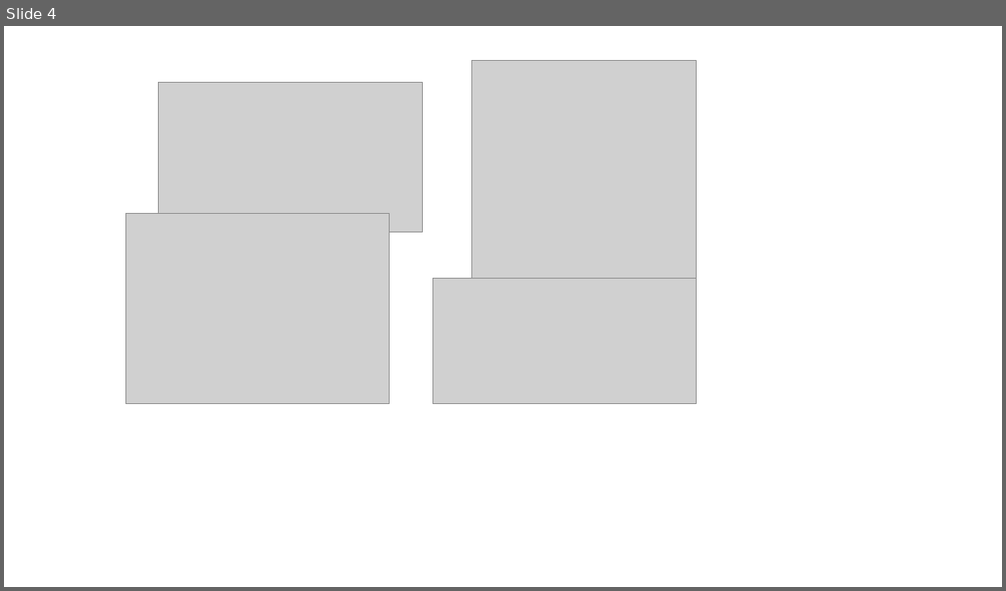
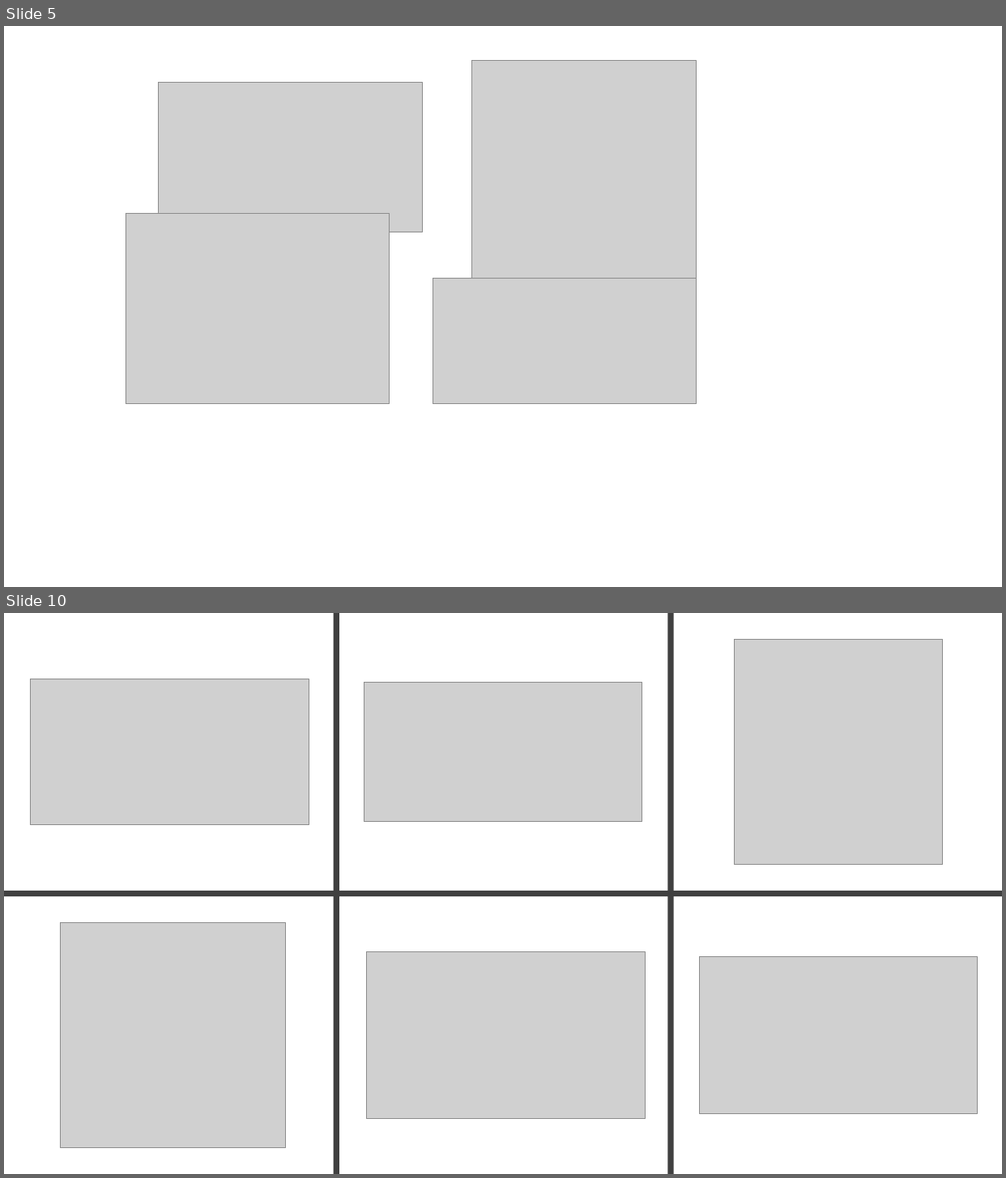
Before and after one commit to breinerbca99/portafolio1, a slide deck: src/assets/Tecnologias.pptx. Shown one above the other, each under a label of ours: slide 4 before the commit, slides 5 and 10 after it; the slides between them are not shown. The pictures are 1006x591 and 1006x1178 pixels, drawn with LibreOffice and Linux fonts; fonts in the diff are those of the drawing; grey boxes stand for pictures. Boxes give left, top, right and bottom in pixels: in the first picture for what was removed or moved away, otherwise in the second. Text is boxed around its words. In the diff, an @@ line names an element or a change of style, - is before the commit and + after.

```diff
--- a/src/assets/Tecnologias.pptx
+++ b/src/assets/Tecnologias.pptx
@@ slide 10 added at (4, 613, 1002, 1174), background #FFFFFF @@
@@ rectangle added at (334, 613, 339, 1174), fill #404040 @@
@@ rectangle added at (668, 613, 674, 1174), fill #404040 @@
@@ picture added at (735, 639, 943, 865) @@
@@ picture added at (30, 679, 309, 825) @@
@@ picture added at (364, 683, 642, 822) @@
@@ rectangle added at (4, 890, 1002, 897), fill #404040 @@
@@ picture added at (60, 923, 286, 1148) @@
@@ picture added at (366, 952, 645, 1119) @@
@@ picture added at (700, 957, 978, 1114) @@
@@ what was slide 4 is now slide 5 @@
```
Also in this commit, not shown: 11 other slides added, 2 slides removed.
